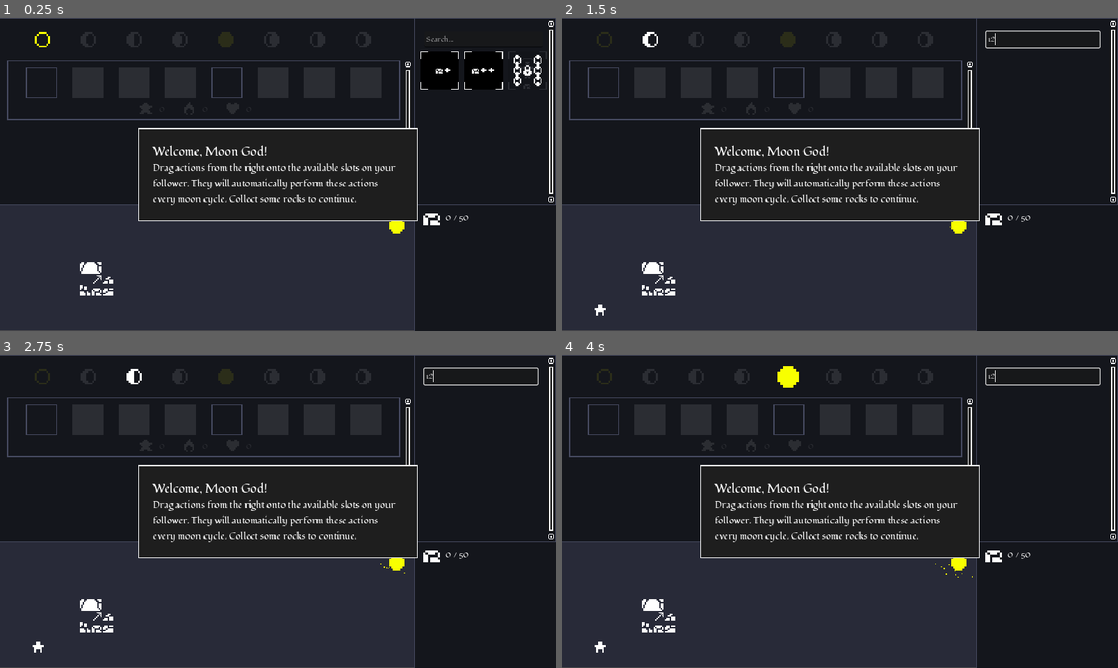
Above: before the commit, frames 1-4 (two rows, left to right).
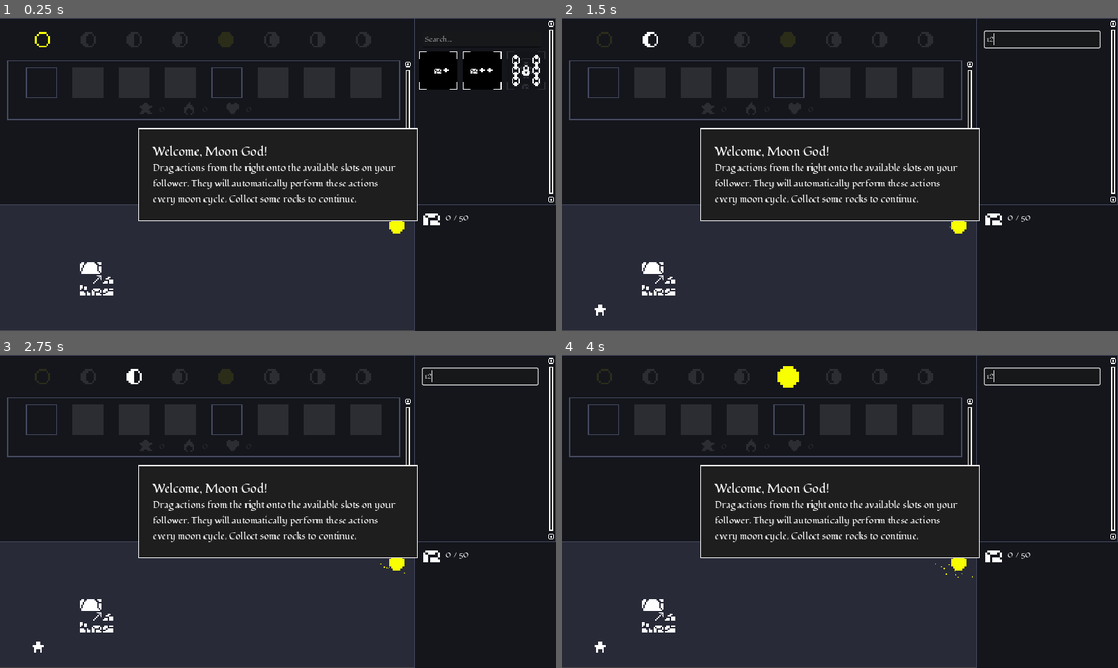
Above: after the commit, the same moments.

Repository: BoscoPubVoi/IdleSpel
Game: Godot game, scene res://main.tscn
The game is run twice, just before and just after one commit, with the same random seed, the same clock (stepped at 60 frames per second) and the same inputs.
Inputs (mouse positions are in pixels of both pictures, inside the frame that each line leads up to):
- Up to frame 1 (0.25 s): no input
- Up to frame 2 (1.5 s): click (1045, 39) at 0.52 s; type "12" at 0.6 s; move the mouse to (962, 158) at 1.27 s; click (962, 158) at 1.42 s
- Up to frame 3 (2.75 s): drag from (166, 527) to (250, 574) at 2.02 s
- Up to frame 4 (4 s): tap Enter at 2.75 s; move the mouse to (895, 442) at 2.77 s; click (895, 442) at 2.92 s; drag from (812, 574) to (673, 464) at 3.52 s

The runs differ from the first frame. In frame 1, 0.5% of the frame differs, in the area x 75-99%, y 5-23%; in frame 2, less than 0.1%; in frame 3, less than 0.1%; in frame 4, less than 0.1%.

Commit message:
Update main.tscn

Diff:
--- a/main.tscn
+++ b/main.tscn
@@ -987,7 +987,7 @@
 size_flags_horizontal = 3
 size_flags_vertical = 3
 mouse_filter = 2
-theme_override_constants/margin_left = 21
+theme_override_constants/margin_left = 18
 theme_override_constants/margin_top = 24
 theme_override_constants/margin_right = 20
 theme_override_constants/margin_bottom = 32
